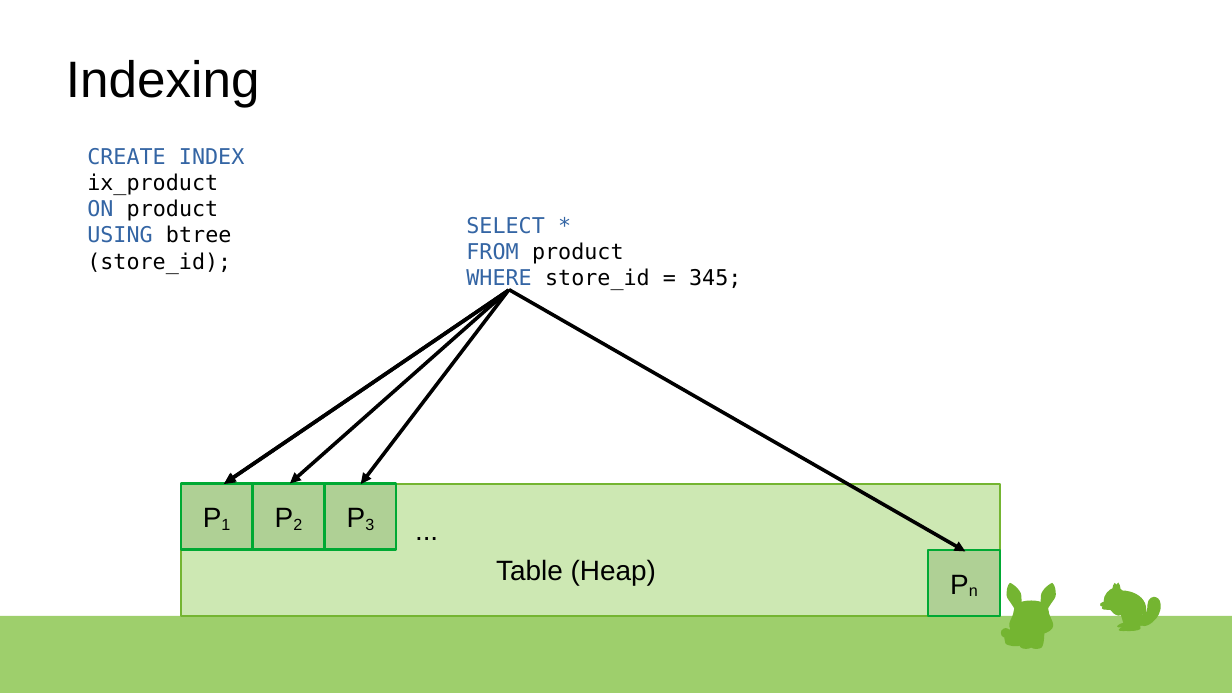
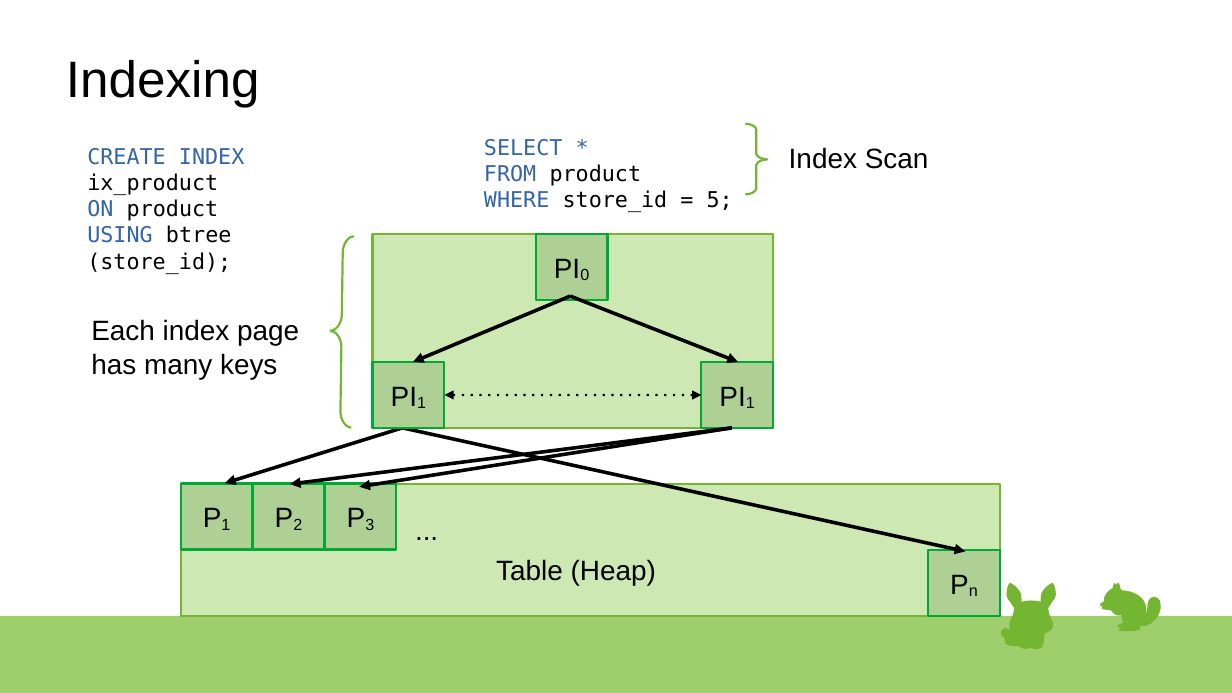
Before and after one commit to rsibanez89/postgres-indexing, a slide deck: slide 12 of Presentation.odp. Drawn at 1232x693 pixels with LibreOffice and Linux fonts; fonts in the diff are those of the drawing. Boxes give left, top, right and bottom in pixels: in the first picture for what was removed or moved away, otherwise in the second. Text is boxed around its words. In the diff, an @@ line names an element or a change of style, - is before the commit and + after.

Commit message:
Presentation progress.

```diff
--- a/Presentation.odp
+++ b/Presentation.odp
@@ text at bbox=[484, 139, 733, 212]: text changed @@
-SELECT *
-FROM product
-WHERE store_id = 345;
+SELECT *
+FROM product
+WHERE store_id = 5;
@@ freeform shape added at bbox=[746, 124, 768, 195], outline #74B531 1.42 pt @@
@@ text added at bbox=[789, 147, 929, 169], 18 pt, text #000000 @@
+Index Scan
@@ freeform shape added at bbox=[330, 236, 355, 427], outline #74B531 1.42 pt @@
@@ rectangle added at bbox=[372, 234, 774, 428], fill #CDE8B3, outline #74B531 1.42 pt @@
@@ rectangle added at bbox=[536, 235, 607, 301], fill #AFD095, outline #00A933 1.42 pt, 18 pt, text #000000 @@
+PI0
@@ arrow removed from (509, 291) to (290, 484) @@
@@ arrow moved from (509, 290) - (361, 484) to (570, 296) - (414, 362) @@
@@ arrow added from (570, 296) to (738, 362), #000000 2.3 pt @@
@@ text added at bbox=[91, 319, 299, 379], 18 pt, text #000000 @@
+Each index page has many keys
@@ rectangle added at bbox=[372, 362, 444, 428], fill #AFD095, outline #00A933 1.42 pt, 18 pt, text #000000 @@
+PI1
@@ rectangle added at bbox=[702, 362, 774, 428], fill #AFD095, outline #00A933 1.42 pt, 18 pt, text #000000 @@
+PI1
@@ double arrow added from (445, 395) to (702, 395), #000000 1.42 pt dashed @@
@@ arrow moved from (508, 292) - (224, 484) to (402, 428) - (225, 483) @@
@@ arrow moved from (509, 290) - (966, 551) to (732, 428) - (290, 484) @@
@@ arrow added from (732, 428) to (360, 487), #000000 2.3 pt @@
@@ arrow moved from (509, 291) - (225, 483) to (402, 428) - (966, 551) @@
```
Also in this commit, not shown: 1 other slide changed, 1 other file.
